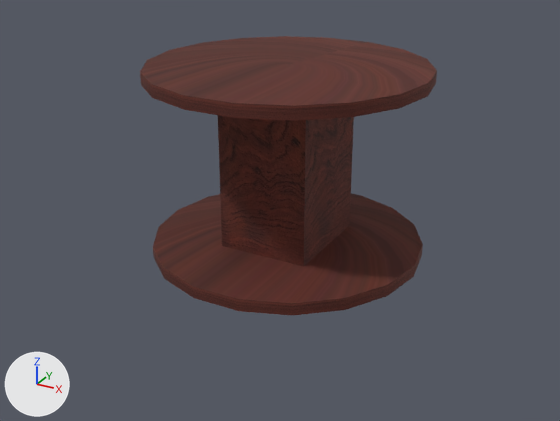
A saved change to the FBX model GameTemplate/Game/Assets/modelData/Spring.FBX.
The view is the same before and after, from a 50 mm lens placed at (2.89, -5.4, 3.06), pointed at (0.02, -0.17, 0.44). Arrows for +X, +Y and +Z are at lower left; the lights stay in place. Where no turn or scale is listed for an object, it has been applied to the vertices.
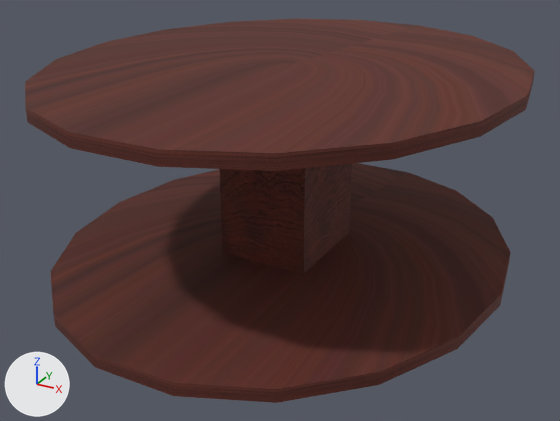
Patch to the scene script:
```diff
--- a/GameTemplate/Game/Assets/modelData/Spring.FBX.py
+++ b/GameTemplate/Game/Assets/modelData/Spring.FBX.py
@@ ob_cylinder001 @@
 ob_cylinder001.parent = ob_グループ001
-ob_cylinder001.location = (0.0, 0.0, -70.95)
-ob_cylinder001.scale = (1.0, 1.0, 0.902)
+ob_cylinder001.location = (0.0, 0.0, -76.71)
+ob_cylinder001.scale = (1.61, 1.87, 0.902)
@@ ob_cylinder002 @@
 ob_cylinder002.location = (0.0, 0.0, 55.52)
-ob_cylinder002.scale = (1.0, 1.0, 0.902)
+ob_cylinder002.scale = (1.61, 1.87, 0.902)
```

Pixel boxes (x1, y1, x2, y2) of what changed, in the pictures (560 x 421 px):
'Cylinder001', moved, rescaled (70% wider, 98% taller): before (153, 194, 423, 315); after (50, 163, 511, 403)
'Cylinder002', rescaled (71% wider, 78% taller): before (140, 36, 437, 121); after (25, 19, 535, 171)
